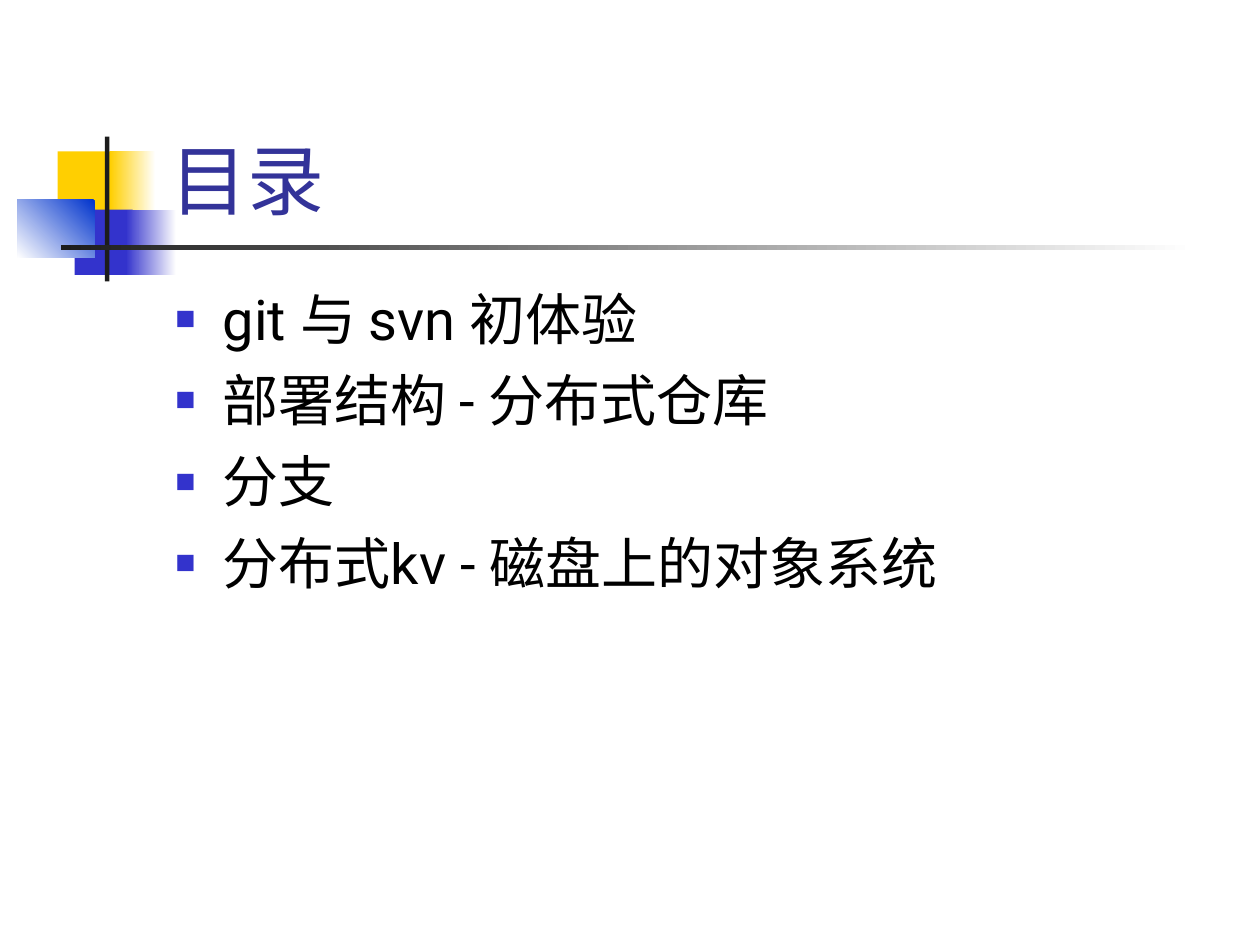
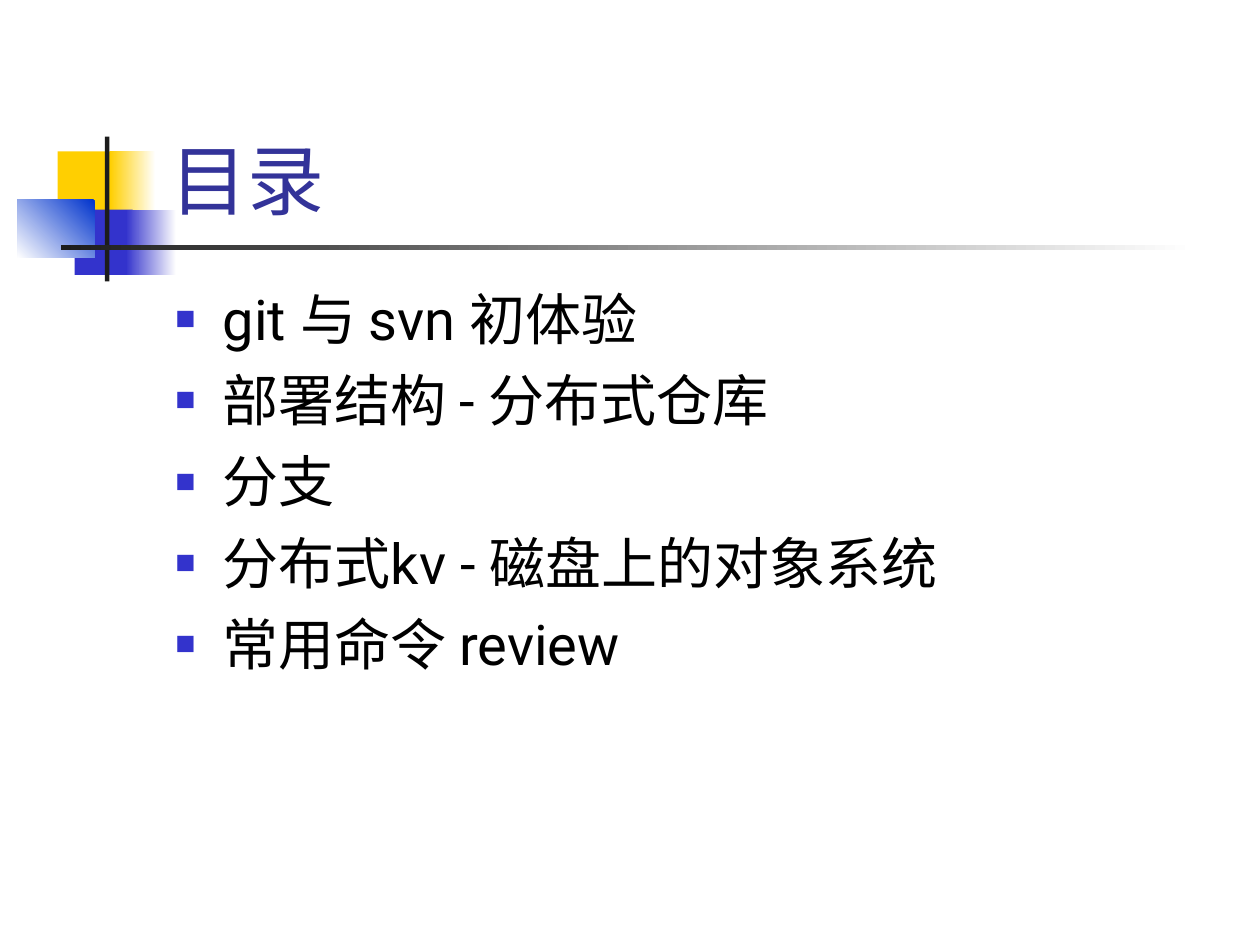
Before and after one commit to hanyong/git-inner-and-use, a slide deck: slide 3 of git-inner-and-use.ppt. Drawn at 1260x945 pixels with LibreOffice and Linux fonts; fonts in the diff are those of the drawing. Boxes give left, top, right and bottom in pixels: in the first picture for what was removed or moved away, otherwise in the second. Text is boxed around its words. In the diff, an @@ line names an element or a change of style, - is before the commit and + after.

Commit message:
添加 "常用命令review", 其他细节修改

```diff
--- a/git-inner-and-use.ppt
+++ b/git-inner-and-use.ppt
@@ text at (223,617,619,670): paragraph added @@
+■ 常用命令 review
```
Also in this commit, not shown: 3 other slides changed, 3 slides added, 1 slide removed.
